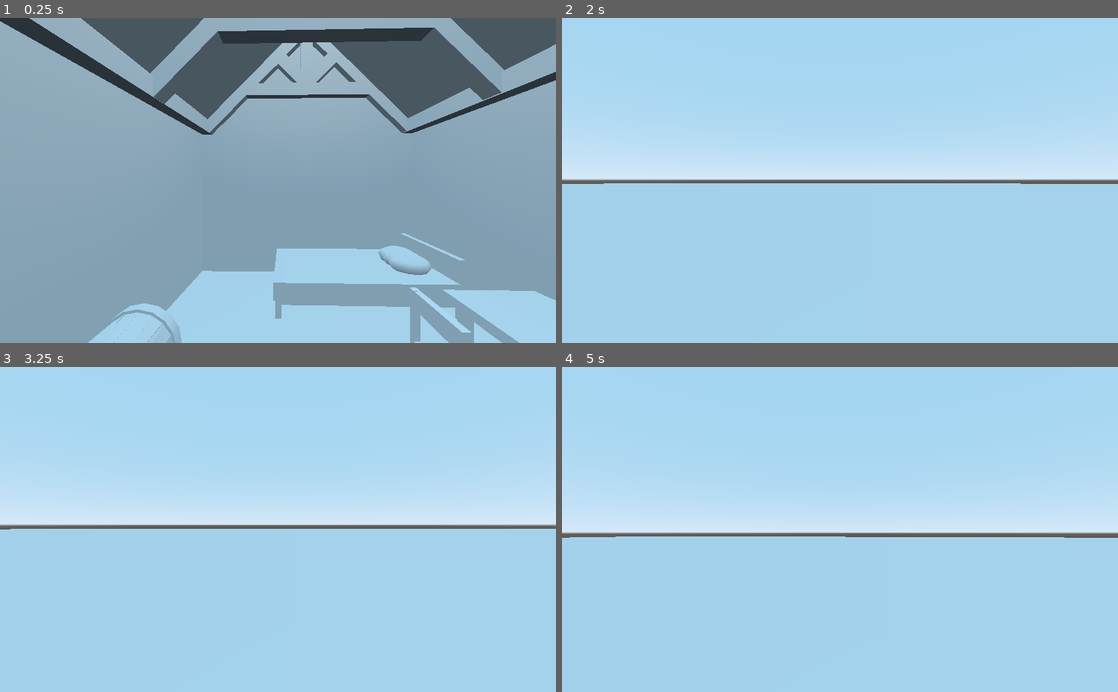
Above: before the commit, frames 1-4 (two rows, left to right).
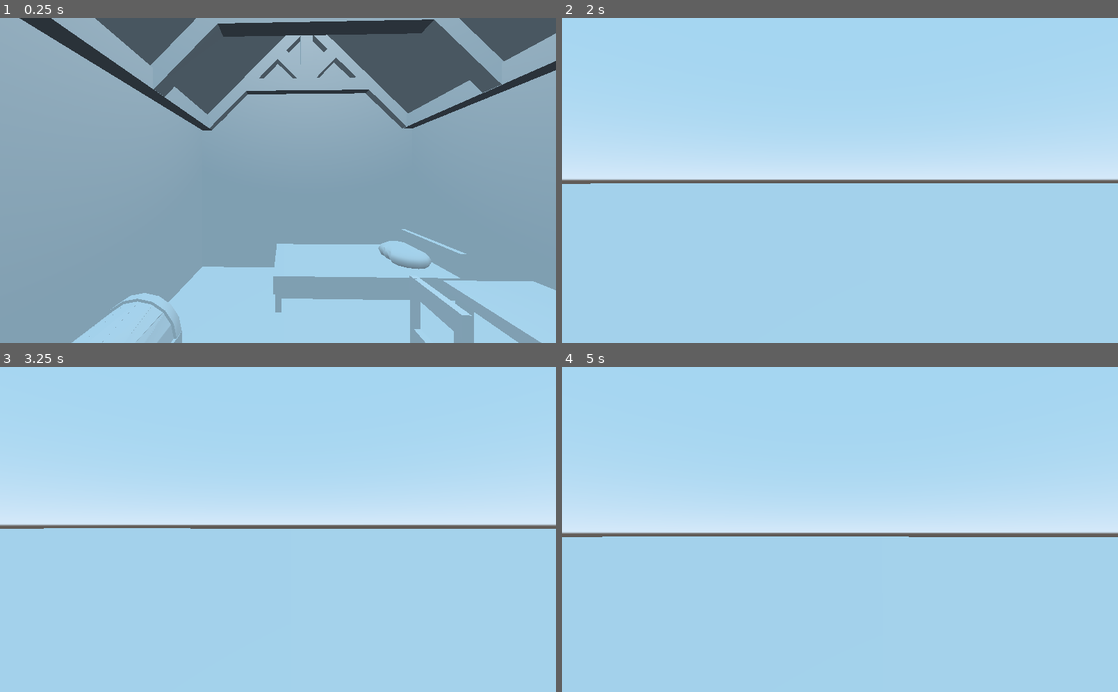
Above: after the commit, the same moments.

Repository: glang/Dungeon-City
Game: Godot game, scene res://City.tscn
Two runs of this game, one before a commit and one after it. Both use one fixed random seed, a clock stepped at 60 frames per second and the inputs below.
Inputs (mouse positions are in pixels of both pictures, inside the frame that each line leads up to):
- Up to frame 1 (0.25 s): no input
- Up to frame 2 (2 s): tap Enter at 0.5 s; move the mouse to (867, 180) at 0.52 s; press the mouse at (867, 180) at 0.53 s; hold W (move_forward) from 0.53 s (still down); move the mouse to (812, 180) at 1.27 s; release the mouse at (812, 180) at 1.28 s; click (812, 180) at 1.35 s
- Up to frame 3 (3.25 s): keep holding W (move_forward); move the mouse to (289, 523) at 2.02 s; press the mouse at (289, 523) at 2.03 s; tap Space at 2.75 s; move the mouse to (272, 536) at 2.77 s; release the mouse at (272, 536) at 2.78 s; click (272, 536) at 2.85 s
- Up to frame 4 (5 s): keep holding W (move_forward); tap Enter at 3.5 s; move the mouse to (878, 532) at 3.52 s; press the mouse at (878, 532) at 3.53 s; move the mouse to (795, 526) at 4.27 s; release the mouse at (795, 526) at 4.28 s; click (795, 526) at 4.35 s

The runs differ from the first frame. In frame 1, 13% of the frame differs, in the area x 0-100%, y 0-100%; in frame 2, less than 0.1%; in frame 3, less than 0.1%; in frame 4, less than 0.1%.

Commit message:
adjusted character height

Diff:
--- a/Character.tscn
+++ b/Character.tscn
@@ -3,7 +3,8 @@
 [ext_resource path="res://Character.gd" type="Script" id=1]
 
 [sub_resource type="CapsuleShape" id=1]
-radius = 0.5
+radius = 0.4
+height = 0.9
 
 [sub_resource type="BoxShape" id=2]
 extents = Vector3( 0.4, 0.1, 0.4 )
@@ -16,10 +17,10 @@
 shape = SubResource( 1 )
 
 [node name="Feet" type="CollisionShape" parent="."]
-transform = Transform( 1, 0, 0, 0, 1, 0, 0, 0, 1, 0, -0.764755, 0 )
+transform = Transform( 1, 0, 0, 0, 1, 0, 0, 0, 1, 0, -0.626902, 0 )
 shape = SubResource( 2 )
 
 [node name="Pivot" type="Spatial" parent="."]
-transform = Transform( 1, 0, 0, 0, 1, 0, 0, 0, 1, 0, 0.508702, 0 )
+transform = Transform( 1, 0, 0, 0, 1, 0, 0, 0, 1, 0, 0.58545, 0 )
 
 [node name="Camera" type="Camera" parent="Pivot"]
--- a/City.tscn
+++ b/City.tscn
@@ -9,6 +9,7 @@
 points = PoolVector3Array( 1, 0, 1, -1, 0, 1, 1, 0, -1, -1, 0, -1 )
 
 [node name="Spatial" type="Spatial"]
+transform = Transform( 1, 0, 0, 0, 1, 0, 0, 0, 1, 0, 0, -0.0351571 )
 
 [node name="Plane" type="MeshInstance" parent="."]
 transform = Transform( 100, 0, 0, 0, 1, 0, 0, 0, 100, 0, 0, 0 )
@@ -304,8 +305,20 @@
 depth = 0.2
 
 [node name="Right side beam" type="CSGBox" parent="House"]
-transform = Transform( 1, 0, 0, 0, 1, 0, 0, 0, 1, 0.133953, 2.43761, -1.48607 )
+transform = Transform( 1, 0, 0, 0, 1, 0, 0, 0, 1, 0.133953, 2.44325, -1.48607 )
 width = 5.74276
+height = 0.2
+depth = 0.2
+
+[node name="front beam" type="CSGBox" parent="House"]
+transform = Transform( -1.62921e-07, 0, 1, 0, 1, 0, -1, 0, -1.62921e-07, 3.22478, 2.42218, 0.200765 )
+width = 3.77618
+height = 0.2
+depth = 0.2
+
+[node name="back beam" type="CSGBox" parent="House"]
+transform = Transform( -1.62921e-07, 0, 1, 0, 1, 0, -1, 0, -1.62921e-07, -2.96767, 2.42218, 0.200767 )
+width = 3.77618
 height = 0.2
 depth = 0.2
 
@@ -331,14 +344,21 @@
 depth = 0.9
 
 [node name="front roof gap" type="CSGPolygon" parent="Walls"]
-transform = Transform( -1.62921e-07, 0, 1, 0, 1, 0, -1, 0, -1.62921e-07, 3.12164, 2.44442, -0.906594 )
+transform = Transform( -1.62921e-07, 0, 1, 0, 1, 0, -1, 0, -1.62921e-07, 3.11887, 2.44442, -0.906594 )
 polygon = PoolVector2Array( -1.37072, 0.0412483, 0.359117, 1.76981, 0.512464, 1.76981, 2.33803, 0.0391729 )
-depth = 0.215
+depth = 0.21
 
 [node name="back roof gap" type="CSGPolygon" parent="Walls"]
 transform = Transform( -1.62921e-07, 0, 1, 0, 1, 0, -1, 0, -1.62921e-07, -2.72275, 2.44442, -0.981512 )
 polygon = PoolVector2Array( -1.37072, 0.0412483, 0.359117, 1.76981, 0.512464, 1.76981, 2.33803, 0.0391729 )
 depth = 0.215
+
+[node name="front window sub" type="CSGBox" parent="Walls"]
+transform = Transform( -1.62921e-07, 0, 1, 0, 1, 0, -1, 0, -1.62921e-07, 3.02043, 1.33353, -0.48175 )
+operation = 2
+width = 0.727198
+height = 0.68871
+depth = 0.339711
 
 [node name="Roof" type="CSGCombiner" parent="."]
 
@@ -367,4 +387,4 @@
 transform = Transform( 0.4, 0, 0, 0, 1, 0, 0, 0, 1, 0.815106, 3.04624, -1.3662 )
 
 [node name="Character" parent="." instance=ExtResource( 2 )]
-transform = Transform( -0.0273285, 0, 0.999627, 0, 1, 0, -0.999627, 0, -0.0273285, 1.22369, 1.08671, -0.998776 )
+transform = Transform( -0.0273285, 0, 0.999627, 0, 1, 0, -0.999627, 0, -0.0273285, 1.22369, 0.90986, -0.998776 )
